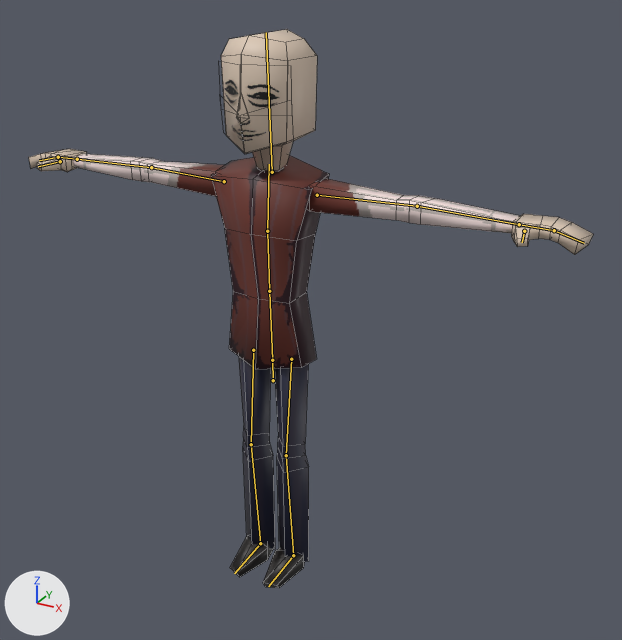
A saved change to the Blender file models/mercenary/mercenary.blend.
Before and after are seen from a camera (50 mm lens) standing at (1.278, -2.074, 1.965) and looking at (0.166, -0.053, 0.954). The lights are fixed; the arrows at lower left show +X, +Y and +Z. The bones that bend it are drawn over the model as lines. Mesh edges are drawn as thin lines.

Objects in the first picture: 'eyepane', 'hands', 'head_mesh', 'legs', 'mouthpane', 'torso'.
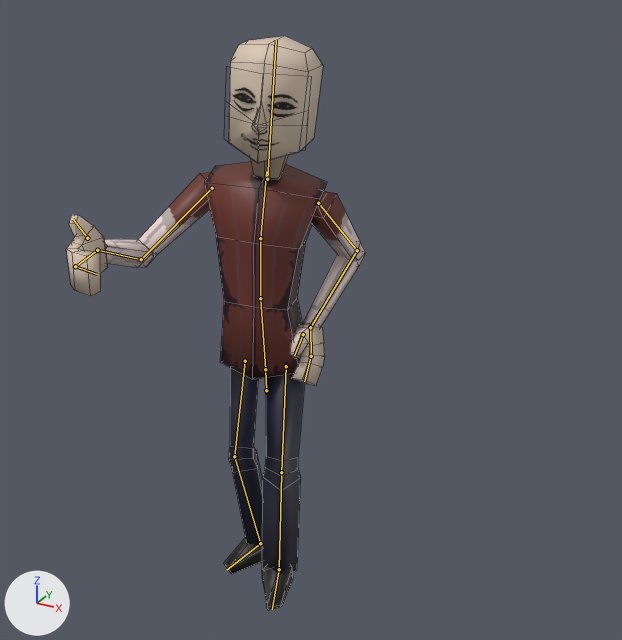
The newer file adds an action. The first version stands in its rest pose; the second is drawn at frame 30 of the action 'ernhardt_idle'.

What changed in the scene script:
```text
Change bone_root_e:
    where bone_root_e = bpy.data.objects['skeleton'].pose.bones['root_e']
    bone_root_e.location: (0.0, 0.0, 0.0) -> (0.046, -0.013, -0.005)
    bone_root_e.rotation_quaternion: (1.0, 0.0, 0.0, 0.0) -> (0.997, 0.021, 0.074, 0.014)  # degrees (0, 0, 0) -> degrees (3, 8, 2)
Change bone_torso1_e:
    where bone_torso1_e = bpy.data.objects['skeleton'].pose.bones['torso1_e']  # child of 'torso0_e'
    bone_torso1_e.rotation_quaternion: (1.0, 0.0, 0.0, 0.0) -> (0.999, -0.033, 0.04, -0.006)  # degrees (0, 0, 0) -> degrees (-4, 5, -1)
Change bone_torso2_e:
    where bone_torso2_e = bpy.data.objects['skeleton'].pose.bones['torso2_e']  # child of 'torso1_e'
    bone_torso2_e.rotation_quaternion: (1.0, 0.0, 0.0, 0.0) -> (0.998, -0.03, 0.05, -0.01)  # degrees (0, 0, 0) -> degrees (-4, 6, -1)
Change bone_l_leg_ik_e:
    where bone_l_leg_ik_e = bpy.data.objects['skeleton'].pose.bones['l_leg_ik_e']
    bone_l_leg_ik_e.location: (0.0, 0.0, 0.0) -> (0.01, -0.097, 0.0)
    bone_l_leg_ik_e.rotation_quaternion: (1.0, 0.0, 0.0, 0.0) -> (0.98, 0.197, -0.007, -0.035)  # degrees (0, 0, 0) -> degrees (23, 0, -4)
Change bone_r_leg_ik_e:
    where bone_r_leg_ik_e = bpy.data.objects['skeleton'].pose.bones['r_leg_ik_e']
    bone_r_leg_ik_e.rotation_quaternion: (1.0, 0.0, 0.0, 0.0) -> (0.995, 0.1, 0.0, 0.0)  # degrees (0, 0, 0) -> degrees (12, 0, 0)
Change bone_l_leg_pole_e:
    where bone_l_leg_pole_e = bpy.data.objects['skeleton'].pose.bones['l_leg_pole_e']
    bone_l_leg_pole_e.location: (0.0, 0.0, 0.0) -> (-0.011, 0.002, -0.158)
Change bone_r_leg_pole_e:
    where bone_r_leg_pole_e = bpy.data.objects['skeleton'].pose.bones['r_leg_pole_e']
    bone_r_leg_pole_e.location: (0.0, 0.0, 0.0) -> (-0.004, 0.004, -0.086)
Change bone_r_arm_pole_e:
    where bone_r_arm_pole_e = bpy.data.objects['skeleton'].pose.bones['r_arm_pole_e']
    bone_r_arm_pole_e.location: (0.0, 0.0, 0.0) -> (-0.161, -0.031, 0.297)
Change bone_l_arm_pole_e:
    where bone_l_arm_pole_e = bpy.data.objects['skeleton'].pose.bones['l_arm_pole_e']
    bone_l_arm_pole_e.location: (0.0, 0.0, 0.0) -> (0.262, 0.099, 0.049)
Change bone_l_arm_ik_e:
    where bone_l_arm_ik_e = bpy.data.objects['skeleton'].pose.bones['l_arm_ik_e']
    bone_l_arm_ik_e.location: (0.0, 0.0, 0.0) -> (-0.062, -0.424, -0.607)
    bone_l_arm_ik_e.rotation_quaternion: (1.0, 0.0, 0.0, 0.0) -> (0.78, 0.551, -0.165, -0.248)  # degrees (0, 0, 0) -> degrees (70, 1, -35)
Change bone_l_thumb_e:
    where bone_l_thumb_e = bpy.data.objects['skeleton'].pose.bones['l_thumb_e']  # child of 'l_hand0_e'
    bone_l_thumb_e.rotation_quaternion: (1.0, 0.0, 0.0, 0.0) -> (0.929, 0.013, 0.046, -0.366)  # degrees (0, 0, 0) -> degrees (0, 5, -43)
Change bone_r_arm_ik_e:
    where bone_r_arm_ik_e = bpy.data.objects['skeleton'].pose.bones['r_arm_ik_e']
    bone_r_arm_ik_e.location: (0.0, 0.0, 0.0) -> (0.565, -0.075, -0.447)
    bone_r_arm_ik_e.rotation_quaternion: (1.0, 0.0, 0.0, 0.0) -> (0.552, 0.448, 0.481, 0.513)  # degrees (0, 0, 0) -> degrees (82, 4, 89)
Change bone_r_hand1_e:
    where bone_r_hand1_e = bpy.data.objects['skeleton'].pose.bones['r_hand1_e']  # child of 'r_hand0_e'
    bone_r_hand1_e.rotation_quaternion: (1.0, 0.0, 0.0, 0.0) -> (0.825, 0.565, -0.017, -0.009)  # degrees (0, 0, 0) -> degrees (69, -1, -2)
Change bone_r_thumb_e:
    where bone_r_thumb_e = bpy.data.objects['skeleton'].pose.bones['r_thumb_e']  # child of 'r_hand0_e'
    bone_r_thumb_e.rotation_quaternion: (1.0, 0.0, 0.0, 0.0) -> (0.966, -0.049, 0.213, 0.14)  # degrees (0, 0, 0) -> degrees (-2, 25, 16)
```

Where the change shows, as pixel boxes (x1, y1, x2, y2) in the pictures (622 x 640 px):
'torso', posed (42% narrower)
    before: (72, 154, 520, 369)
    after: (105, 162, 366, 379)
'legs', posed
    before: (230, 356, 309, 588)
    after: (223, 367, 305, 611)
'head_mesh', posed
    before: (221, 29, 317, 170)
    after: (229, 36, 323, 178)
'hands', posed (54% narrower, 61% taller)
    before: (29, 149, 593, 255)
    after: (66, 215, 325, 386)
'eyepane', posed (20% wider, 11% taller)
    before: (224, 80, 279, 107)
    after: (232, 87, 298, 117)
